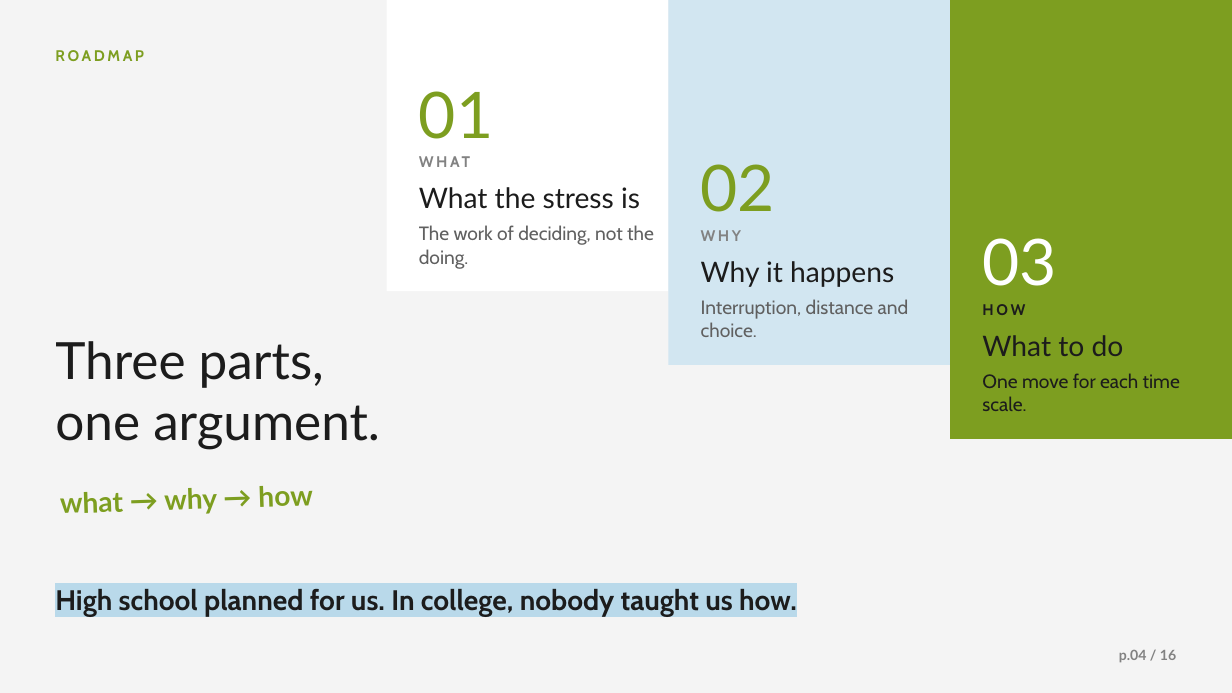
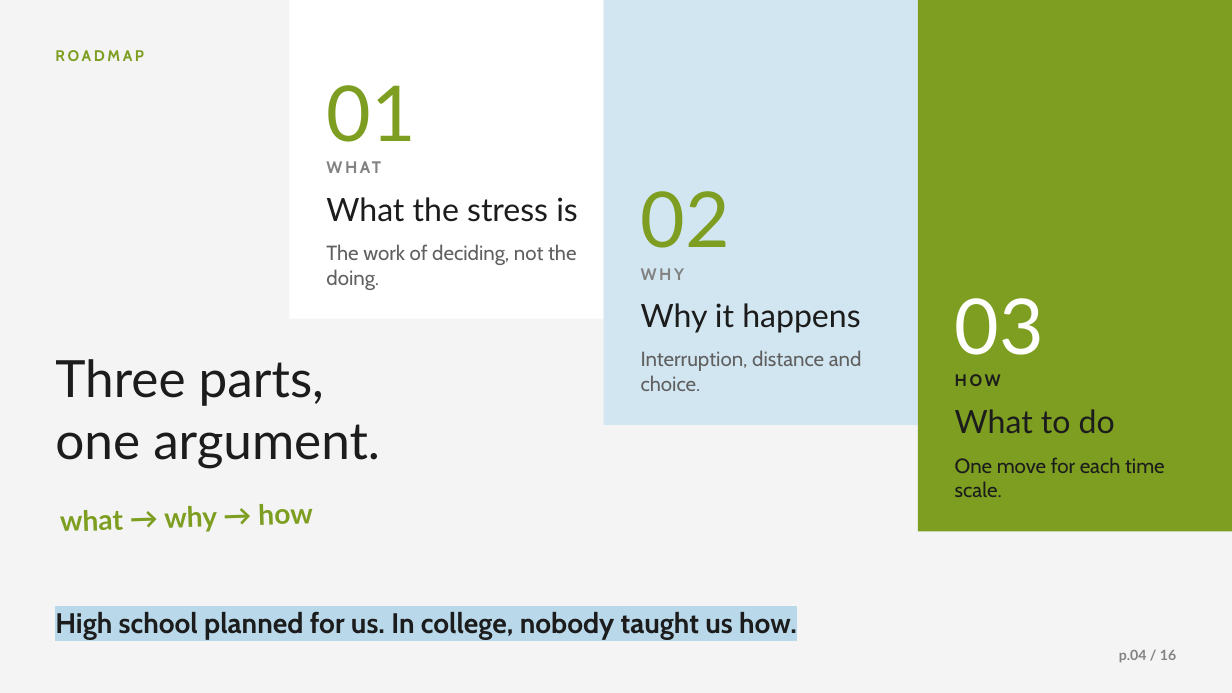
Before and after one commit to Kyson-CCHEN/English-presentation, a slide deck: slide 4 of Planning_Is_the_Pressure.pptx. Drawn at 1232x693 pixels with LibreOffice and Linux fonts; fonts in the diff are those of the drawing; background and template pictures are left out. Boxes give left, top, right and bottom in pixels: in the first picture for what was removed or moved away, otherwise in the second. Text is boxed around its words. In the diff, an @@ line names an element or a change of style, - is before the commit and + after.

```diff
--- a/Planning_Is_the_Pressure.pptx
+++ b/Planning_Is_the_Pressure.pptx
@@ rectangle: place and size @@
-rectangle at [386,0,668,291]
+rectangle at [289,0,604,319]
@@ rectangle: place and size @@
-rectangle at [668,0,950,365]
+rectangle at [604,0,918,425]
@@ rectangle: place and size @@
-rectangle at [950,0,1232,439]
+rectangle at [918,0,1232,531]
@@ text "01": place and size @@
-text "01" at [419,91,493,139]
+text "01" at [326,85,415,142]
@@ text "WHAT": place and size @@
-text "WHAT" at [419,152,659,180]
+text "WHAT" at [326,157,585,185]
@@ text "02": place and size @@
-text "02" at [701,164,775,212]
+text "02" at [641,191,730,248]
@@ text "What the stress is": place and size @@
-text "What the stress is" at [419,187,640,209]
+text "What the stress is" at [326,197,578,222]
@@ text "The work of deciding, not ...": place and size @@
-text "The work of deciding, not ..." at [419,225,654,268]
+text "The work of deciding, not ..." at [326,244,576,290]
@@ text "WHY": place and size @@
-text "WHY" at [701,230,742,241]
+text "WHY" at [641,268,684,280]
@@ text "Why it happens": place and size @@
-text "Why it happens" at [701,261,894,287]
+text "Why it happens" at [641,303,860,333]
@@ size 50 to 60 pt in 3 elements at [326,85,415,142], [641,191,730,248], [955,298,1044,355] @@
@@ text "03": place and size @@
-text "03" at [982,238,1056,286]
+text "03" at [955,298,1044,355]
@@ text "Three parts,": place and size @@
-text "Three parts," at [55,341,380,450]
+text "Three parts," at [55,359,380,469]
@@ text "Interruption, distance and choice.": place and size @@
-text "Interruption, distance and choice." at [701,299,909,337]
+text "Interruption, distance and choice." at [641,350,862,391]
@@ size 12 to 13 pt in 3 elements at [326,157,585,185], [641,268,684,280], [955,374,1001,386] @@
@@ text "HOW": place and size @@
-text "HOW" at [982,304,1025,315]
+text "HOW" at [955,374,1001,386]
@@ size 22 to 25 pt in 3 elements at [326,197,578,222], [641,303,860,333], [955,409,1115,433] @@
@@ text "What to do": place and size @@
-text "What to do" at [982,335,1124,356]
+text "What to do" at [955,409,1115,433]
@@ size 15 to 16 pt in 3 elements at [326,244,576,290], [641,350,862,391], [955,457,1165,497] @@
@@ text "One move for each time ...": place and size @@
-text "One move for each time ..." at [982,373,1180,411]
+text "One move for each time ..." at [955,457,1165,497]
@@ text "what → why → how": place and size @@
-text "what → why → how" at [60,486,313,514]
+text "what → why → how" at [60,504,313,532]
@@ text "High school planned for us. ...": place and size @@
-text "High school planned for us. ..." at [55,589,797,616]
+text "High school planned for us. ..." at [55,612,797,639]
```
Also in this commit, not shown: 9 other slides changed.
